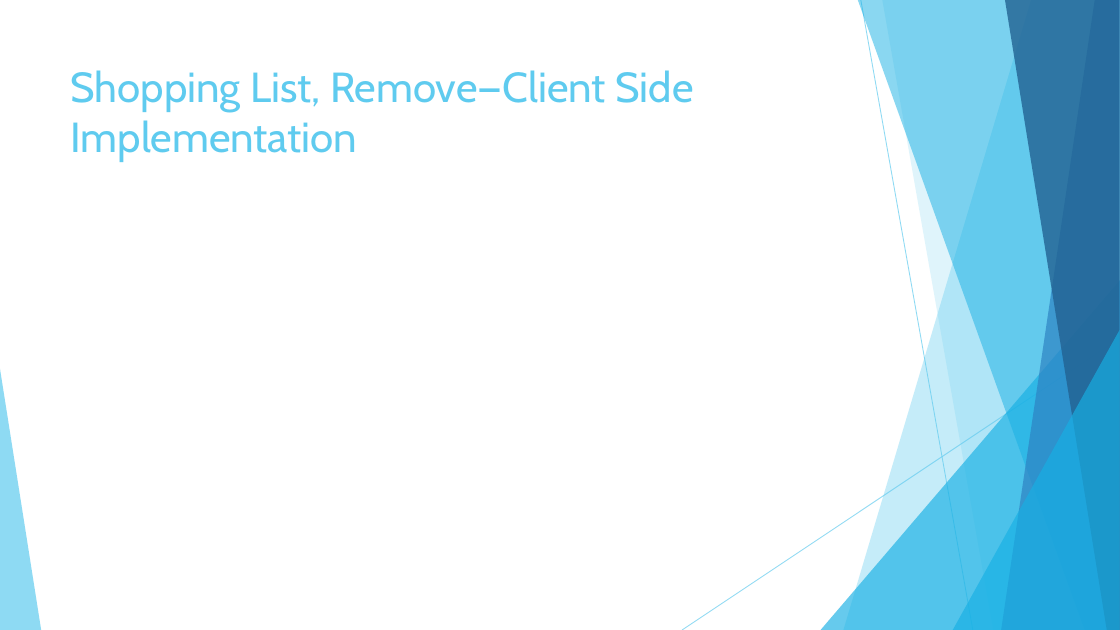
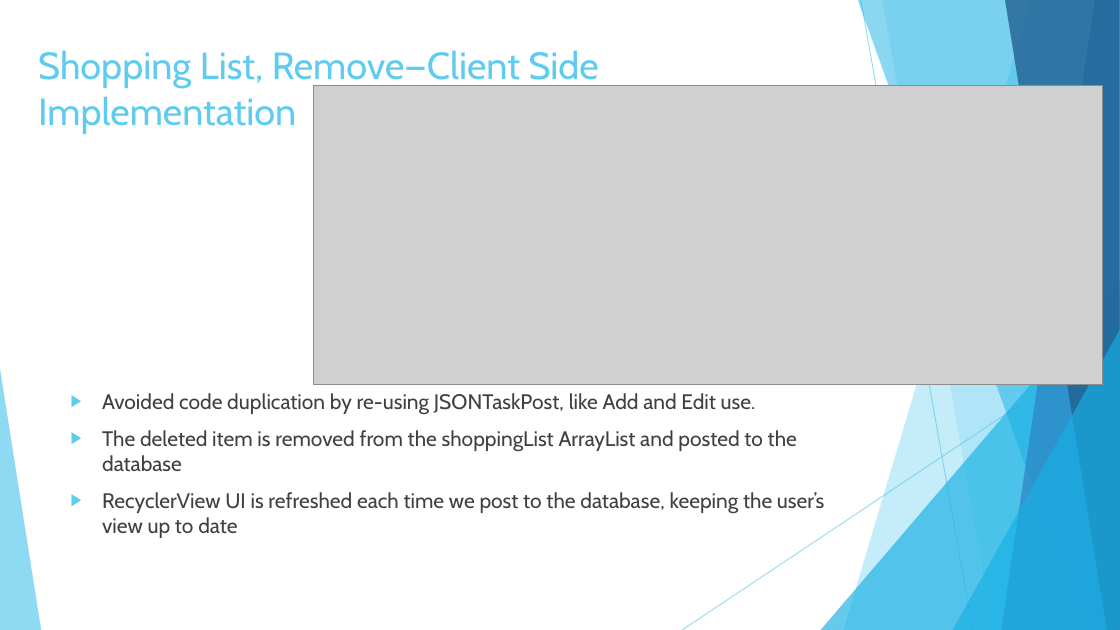
Before and after one commit to garciaac01/acs560_course_project, a slide deck: slide 12 of My EZ Shopper.pptx (slide 11 before the commit). Drawn at 1120x630 pixels with LibreOffice and Linux fonts; fonts in the diff are those of the drawing; grey boxes stand for pictures. Boxes give left, top, right and bottom in pixels: in the first picture for what was removed or moved away, otherwise in the second. Text is boxed around its words. In the diff, an @@ line names an element or a change of style, - is before the commit and + after.

```diff
--- a/My EZ Shopper.pptx
+++ b/My EZ Shopper.pptx
@@ title "Shopping List, Remove—Client Side Implementation" moved from (x1=71, y1=70, x2=694, y2=162) to (x1=38, y1=50, x2=599, y2=134) @@
@@ title "Shopping List, Remove—Client Side Implementation" at (x1=38, y1=50, x2=599, y2=134): size 36 to 32.4 pt @@
@@ picture added at (x1=313, y1=85, x2=1102, y2=384) @@
@@ text added at (x1=102, y1=393, x2=824, y2=538), 18 pt, text #404040 @@
+▶ Avoided code duplication by re-using JSONTaskPost, like Add and Edit use.
+▶ The deleted item is removed from the shoppingList ArrayList and posted to the database
+▶ RecyclerView UI is refreshed each time we post to the database, keeping the user’s view up to date
```
Also in this commit, not shown: 10 other slides changed, 3 slides added.
